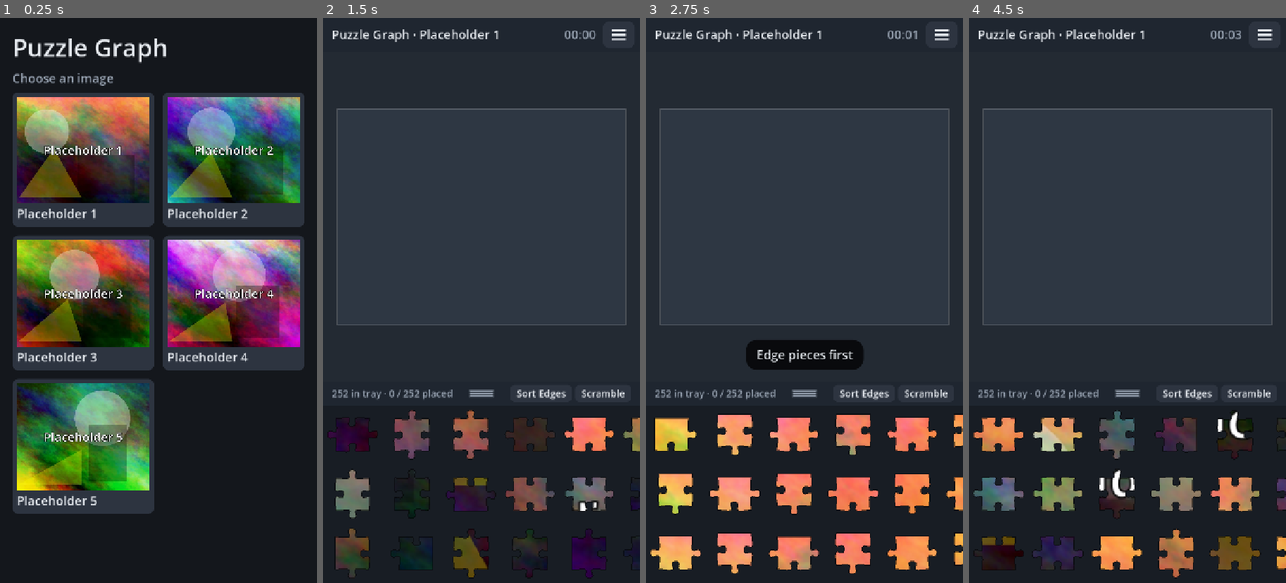
Above: before the commit, frames 1-4 (left to right).
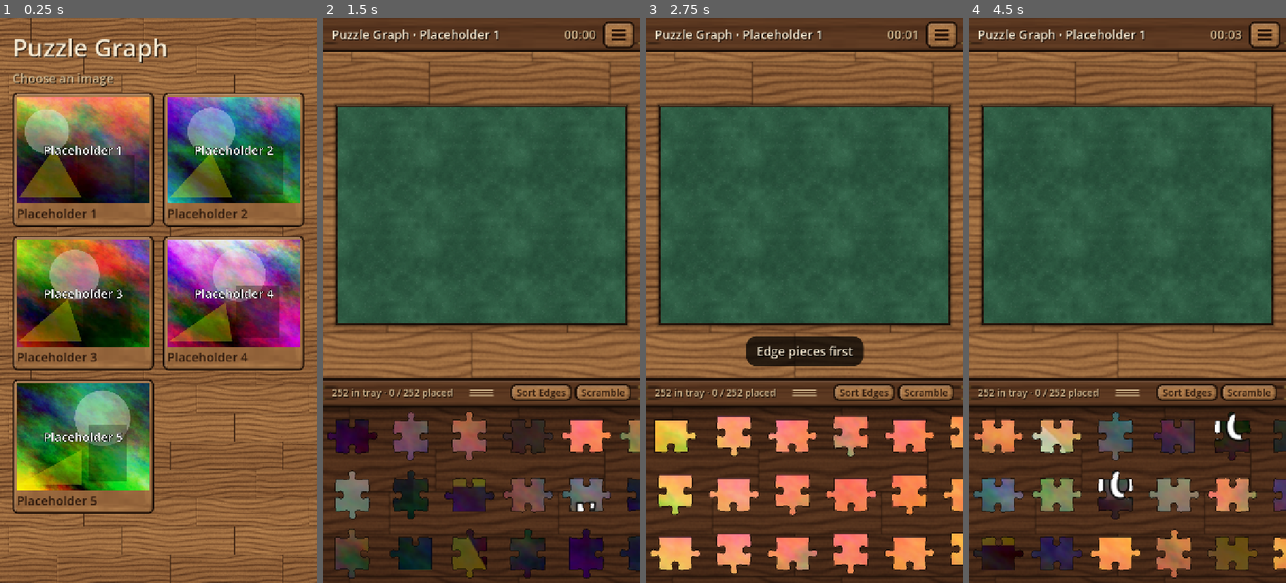
Above: after the commit, the same moments.

Repository: Malverma/PuzzleGraph
Game: Godot game, scene res://scenes/home.tscn
Two runs of this game, one before a commit and one after it. Both use one fixed random seed, a clock stepped at 60 frames per second and the inputs below.
Inputs (mouse positions are in pixels of both pictures, inside the frame that each line leads up to):
- Up to frame 1 (0.25 s): no input
- Up to frame 2 (1.5 s): click (405, 159) at 0.52 s; click "Start" at 1.25 s
- Up to frame 3 (2.75 s): click "Sort Edges" at 2 s
- Up to frame 4 (4.5 s): click "Scramble" at 2.75 s; click "Sort Edges" at 3.5 s; click "Scramble" at 4.25 s

The runs differ from the first frame. In frame 1, 60% of the frame differs, in the area x 0-100%, y 0-100%; in frame 2, 89%; in frame 3, 89%; in frame 4, 89%.

Commit message:
Wooden tabletop UI
Pixelorama-made oak table, walnut tray, felt mat and wood/brass nine-patch
panels and buttons, wired into the theme, board, tray and all screens.

Co-Authored-By: Claude Opus 5.5 <noreply@anthropic.com>

Diff:
--- a/scripts/autoload/game.gd
+++ b/scripts/autoload/game.gd
@@ -9,16 +9,32 @@
 const PUZZLE_HEIGHT := 3000.0
 const SAVE_SCHEMA := 1
 
-const COLOR_BG := Color("#14171c")
-const COLOR_PANEL := Color("#1f2630")
-const COLOR_PANEL_LIGHT := Color("#2d3440")
-const COLOR_BOARD := Color("#232a33")
-const COLOR_FRAME := Color("#2e3743")
-const COLOR_TRAY := Color("#181d24")
-const COLOR_ACCENT := Color("#4a90d9")
+const COLOR_BG := Color("#24140b")
+const COLOR_PANEL := Color("#4b2c19")
+const COLOR_PANEL_LIGHT := Color("#6e4527")
+const COLOR_BOARD := Color("#6e4527")
+const COLOR_FRAME := Color("#2f5d44")
+const COLOR_TRAY := Color("#371f12")
+const COLOR_ACCENT := Color("#e0a84a")
 const COLOR_HINT := Color("#ffd34d")
-const COLOR_TEXT := Color("#e8ecf1")
-const COLOR_TEXT_DIM := Color("#9aa5b4")
+const COLOR_TEXT := Color("#f6ead2")
+const COLOR_TEXT_DIM := Color("#d2b88f")
+## Text on the lighter oak/honey buttons, like a burned-in label.
+const COLOR_INK := Color("#2a170c")
+
+# Wooden tabletop textures (drawn in Pixelorama; sources in assets/ui/src).
+const TEX_TABLE := preload("res://assets/ui/table_wood.png")
+const TEX_TRAY := preload("res://assets/ui/tray_wood.png")
+const TEX_FELT := preload("res://assets/ui/felt.png")
+const WOOD := {
+	"panel": preload("res://assets/ui/panel_wood.png"),
+	"button": preload("res://assets/ui/button_wood.png"),
+	"pressed": preload("res://assets/ui/button_wood_pressed.png"),
+	"selected": preload("res://assets/ui/button_wood_selected.png"),
+	"accent": preload("res://assets/ui/button_wood_accent.png"),
+}
+## Nine-patch border width of the WOOD textures, in texture pixels.
+const WOOD_MARGIN := 24
 
 const SCENE_HOME := "res://scenes/home.tscn"
 const SCENE_SETUP := "res://scenes/setup.tscn"
@@ -233,40 +249,102 @@
 	return sb
 
 
+## Wooden nine-patch stylebox. `kind` is a WOOD key.
+func wood(kind: String, pad := 16, tint := Color.WHITE) -> StyleBoxTexture:
+	var sb := StyleBoxTexture.new()
+	sb.texture = WOOD[kind]
+	sb.set_texture_margin_all(WOOD_MARGIN)
+	sb.content_margin_left = pad
+	sb.content_margin_right = pad
+	sb.content_margin_top = pad * 0.6
+	sb.content_margin_bottom = pad * 0.6
+	sb.modulate_color = tint
+	return sb
+
+
+## Full-rect tiled tabletop background.
+func table_bg() -> TextureRect:
+	var bg := TextureRect.new()
+	bg.texture = TEX_TABLE
+	bg.stretch_mode = TextureRect.STRETCH_TILE
+	bg.texture_repeat = CanvasItem.TEXTURE_REPEAT_ENABLED
+	bg.mouse_filter = Control.MOUSE_FILTER_IGNORE
+	bg.set_anchors_preset(Control.PRESET_FULL_RECT)
+	return bg
+
+
+## Tiles `tex` over `rect` at `scale` texture pixels per unit. The CanvasItem
+## needs texture_repeat enabled.
+func draw_tiled(ci: CanvasItem, tex: Texture2D, rect: Rect2, scale: float, modulate := Color.WHITE) -> void:
+	ci.draw_set_transform(rect.position, 0.0, Vector2(scale, scale))
+	ci.draw_texture_rect(tex, Rect2(Vector2.ZERO, rect.size / scale), true, modulate)
+	ci.draw_set_transform(Vector2.ZERO)
+
+
+## Applies the wooden button look to one button (theme-wide or as overrides).
+func style_button(t: Theme, type: String, pad := 16) -> void:
+	t.set_stylebox("normal", type, wood("button", pad))
+	t.set_stylebox("hover", type, wood("button", pad, Color(1.08, 1.06, 1.02)))
+	t.set_stylebox("pressed", type, wood("selected", pad))
+	t.set_stylebox("hover_pressed", type, wood("selected", pad))
+	t.set_stylebox("disabled", type, wood("pressed", pad, Color(0.75, 0.72, 0.7)))
+	t.set_stylebox("focus", type, StyleBoxEmpty.new())
+	for c in ["font_color", "font_hover_color", "font_pressed_color", "font_hover_pressed_color", "font_focus_color"]:
+		t.set_color(c, type, COLOR_INK)
+	t.set_color("font_disabled_color", type, Color(COLOR_INK, 0.5))
+	t.set_color("icon_normal_color", type, COLOR_INK)
+	t.set_color("icon_hover_color", type, COLOR_INK)
+	t.set_color("icon_pressed_color", type, COLOR_INK)
+	t.set_color("icon_disabled_color", type, Color(COLOR_INK, 0.5))
+
+
+## Red-cherry primary-action button (Start, Continue).
+func make_accent(b: Button) -> void:
+	for state in ["normal", "hover", "pressed", "hover_pressed"]:
+		b.add_theme_stylebox_override(state, wood("accent", 16, Color(1.1, 1.08, 1.05) if state != "normal" else Color.WHITE))
+	for c in ["font_color", "font_hover_color", "font_pressed_color", "font_hover_pressed_color", "font_focus_color"]:
+		b.add_theme_color_override(c, COLOR_TEXT)
+
+
 func _build_theme() -> Theme:
 	var t := Theme.new()
 	t.default_font_size = 28
-	var normal := _box(COLOR_PANEL_LIGHT, 14)
-	var hover := _box(COLOR_PANEL_LIGHT.lightened(0.08), 14)
-	var pressed := _box(COLOR_ACCENT, 14)
-	var disabled := _box(COLOR_PANEL, 14)
 	for type in ["Button", "MenuButton"]:
-		t.set_stylebox("normal", type, normal)
-		t.set_stylebox("hover", type, hover)
-		t.set_stylebox("pressed", type, pressed)
-		t.set_stylebox("hover_pressed", type, pressed)
-		t.set_stylebox("disabled", type, disabled)
-		t.set_stylebox("focus", type, StyleBoxEmpty.new())
-		t.set_color("font_color", type, COLOR_TEXT)
-		t.set_color("font_hover_color", type, COLOR_TEXT)
-		t.set_color("font_pressed_color", type, Color.WHITE)
-		t.set_color("font_hover_pressed_color", type, Color.WHITE)
-		t.set_color("font_focus_color", type, COLOR_TEXT)
-		t.set_color("icon_normal_color", type, COLOR_TEXT)
+		style_button(t, type)
 	t.set_color("font_color", "Label", COLOR_TEXT)
-	t.set_stylebox("panel", "PanelContainer", _box(COLOR_PANEL, 18, 24))
-	t.set_stylebox("panel", "PopupMenu", _box(COLOR_PANEL_LIGHT, 12, 12))
-	t.set_stylebox("hover", "PopupMenu", _box(COLOR_ACCENT, 8, 12))
+	t.set_color("font_shadow_color", "Label", Color(0, 0, 0, 0.55))
+	t.set_constant("shadow_offset_x", "Label", 2)
+	t.set_constant("shadow_offset_y", "Label", 2)
+	t.set_stylebox("panel", "PanelContainer", wood("panel", 24))
+	t.set_stylebox("panel", "PopupMenu", wood("panel", 20))
+	t.set_stylebox("hover", "PopupMenu", wood("selected", 12))
+	var sep := StyleBoxLine.new()
+	sep.color = Color(0, 0, 0, 0.45)
+	sep.thickness = 2
+	t.set_stylebox("separator", "PopupMenu", sep)
 	t.set_font_size("font_size", "PopupMenu", 32)
 	t.set_constant("v_separation", "PopupMenu", 28)
 	t.set_color("font_color", "PopupMenu", COLOR_TEXT)
-	t.set_color("font_hover_color", "PopupMenu", Color.WHITE)
-	t.set_stylebox("panel", "AcceptDialog", _box(COLOR_PANEL, 0, 24))
-	t.set_stylebox("embedded_border", "Window", _box(COLOR_PANEL, 16, 8))
-	t.set_stylebox("embedded_unfocused_border", "Window", _box(COLOR_PANEL, 16, 8))
+	t.set_color("font_hover_color", "PopupMenu", COLOR_INK)
+	t.set_stylebox("panel", "AcceptDialog", wood("panel", 28))
+	# Dark walnut frame that wraps the title bar and the dialog panel.
+	var title_h := 56
+	var border := wood("panel", 0, Color(0.72, 0.66, 0.62))
+	border.expand_margin_top = title_h + 8
+	border.expand_margin_left = 8
+	border.expand_margin_right = 8
+	border.expand_margin_bottom = 8
+	t.set_stylebox("embedded_border", "Window", border)
+	t.set_stylebox("embedded_unfocused_border", "Window", border)
+	t.set_constant("title_height", "Window", title_h)
+	t.set_color("title_outline_modulate", "Window", Color(0, 0, 0, 0.6))
+	t.set_constant("title_outline_size", "Window", 4)
 	t.set_color("title_color", "Window", COLOR_TEXT)
 	t.set_font_size("title_font_size", "Window", 28)
-	t.set_stylebox("background", "ProgressBar", _box(COLOR_PANEL_LIGHT, 8, 0))
+	var groove := _box(Color(0, 0, 0, 0.45), 8, 0)
+	groove.border_color = Color(0, 0, 0, 0.6)
+	groove.set_border_width_all(2)
+	t.set_stylebox("background", "ProgressBar", groove)
 	t.set_stylebox("fill", "ProgressBar", _box(COLOR_ACCENT, 8, 0))
 	return t
 
@@ -275,7 +353,7 @@
 	var img := Image.create_empty(40, 40, false, Image.FORMAT_RGBA8)
 	img.fill(Color.TRANSPARENT)
 	for y in [8, 18, 28]:
-		img.fill_rect(Rect2i(4, y, 32, 4), Color.WHITE)
+		img.fill_rect(Rect2i(4, y, 32, 5), Color.WHITE)
 	return ImageTexture.create_from_image(img)
 
 
--- a/scripts/play/board.gd
+++ b/scripts/play/board.gd
@@ -68,6 +68,7 @@
 	if model == null:
 		return
 	_update_workspace()
+	world.queue_redraw()
 	# Keep loose pieces reachable when the workspace shrinks (e.g. after rotation).
 	var changed := false
 	for id in model.loose:
--- a/scripts/play/board_world.gd
+++ b/scripts/play/board_world.gd
@@ -5,8 +5,16 @@
 const LOOSE_OUTLINE := Color(0, 0, 0, 0.55)
 const LOCKED_OUTLINE := Color(0, 0, 0, 0.12)
 const SHADOW := Color(0, 0, 0, 0.35)
+## Screen pixels per texture pixel for the table and felt at zoom 1.
+const TABLE_SCALE := 1.6
+const FELT_SCALE := 1.6
+
 
 var board: Control
+
+
+func _ready() -> void:
+	texture_repeat = CanvasItem.TEXTURE_REPEAT_ENABLED
 
 
 func _draw() -> void:
@@ -16,8 +24,24 @@
 	var ps := model.pieces
 	var tex: Texture2D = board.texture
 	var frame := Rect2(Vector2.ZERO, ps.puzzle_size)
-	draw_rect(frame, Game.COLOR_FRAME)
-	draw_rect(frame, Color(1, 1, 1, 0.18), false, -1.0)
+	# Tabletop under everything; scales with the world so it zooms with the pieces.
+	var px: float = 1.0 / board.base_scale()
+	var ws: Rect2 = board.workspace
+	var table := ws.grow(maxf(ws.size.x, ws.size.y) * 0.25)
+	var tile := Game.TEX_TABLE.get_size() * TABLE_SCALE * px
+	table.position = (table.position / tile).floor() * tile
+	table.end = (table.end / tile).ceil() * tile
+	Game.draw_tiled(self, Game.TEX_TABLE, table, TABLE_SCALE * px)
+	# Felt mat inside a raised walnut rim, with a soft shadow on the table.
+	var rim := ps.cell.y * 0.12
+	for k in 4:
+		draw_rect(frame.grow(rim + (k + 1) * rim * 0.35), Color(0, 0, 0, 0.09))
+	var rim_rect := frame.grow(rim)
+	Game.draw_tiled(self, Game.TEX_TRAY, rim_rect, TABLE_SCALE * px)
+	draw_rect(rim_rect, Color(0, 0, 0, 0.55), false, 2.0 * px)
+	draw_rect(rim_rect.grow(-2.0 * px), Color(1, 0.85, 0.6, 0.18), false, 2.0 * px)
+	Game.draw_tiled(self, Game.TEX_FELT, frame, FELT_SCALE * px)
+	draw_rect(frame, Color(0, 0, 0, 0.5), false, 3.0 * px)
 
 	for id in model.locked:
 		draw_set_transform(ps.centers[id])
--- a/scripts/play/play.gd
+++ b/scripts/play/play.gd
@@ -10,7 +10,7 @@
 enum MenuItem { HINT, SAVE, RESET, EXIT }
 
 const TOP_BAR_H := 76.0
-const DIVIDER_H := 52.0
+const DIVIDER_H := 64.0
 const DRAG_SLOP := 14.0
 const TAP_MS := 300
 const DOUBLE_TAP_MS := 320
@@ -66,7 +66,7 @@
 
 # Nodes
 var _top_bar: PanelContainer
-var _top_style: StyleBoxFlat
+var _top_style: StyleBoxTexture
 var _title: Label
 var _timer_label: Label
 var _saved_label: Label
@@ -219,11 +219,7 @@
 
 func _build_ui() -> void:
 	set_anchors_preset(Control.PRESET_FULL_RECT)
-	var bg := ColorRect.new()
-	bg.color = Game.COLOR_BG
-	bg.mouse_filter = Control.MOUSE_FILTER_IGNORE
-	bg.set_anchors_preset(Control.PRESET_FULL_RECT)
-	add_child(bg)
+	add_child(Game.table_bg())
 
 	var vbox := VBoxContainer.new()
 	vbox.set_anchors_preset(Control.PRESET_FULL_RECT)
@@ -231,10 +227,13 @@
 	add_child(vbox)
 
 	_top_bar = PanelContainer.new()
-	_top_style = StyleBoxFlat.new()
-	_top_style.bg_color = Game.COLOR_PANEL
-	_top_style.content_margin_left = 20
+	_top_style = Game.wood("panel", 20)
 	_top_style.content_margin_right = 12
+	_top_style.content_margin_bottom = 0
+	# Run the plank off the top and sides of the screen so only its lower edge shows.
+	_top_style.expand_margin_top = Game.WOOD_MARGIN
+	_top_style.expand_margin_left = Game.WOOD_MARGIN
+	_top_style.expand_margin_right = Game.WOOD_MARGIN
 	_top_bar.add_theme_stylebox_override("panel", _top_style)
 	vbox.add_child(_top_bar)
 	var bar := HBoxContainer.new()
@@ -283,10 +282,11 @@
 	vbox.add_child(board)
 
 	_divider = PanelContainer.new()
-	var div_style := StyleBoxFlat.new()
-	div_style.bg_color = Game.COLOR_PANEL
-	div_style.content_margin_left = 20
-	div_style.content_margin_right = 20
+	var div_style := Game.wood("panel", 20)
+	div_style.content_margin_top = 0
+	div_style.content_margin_bottom = 0
+	div_style.expand_margin_left = Game.WOOD_MARGIN
+	div_style.expand_margin_right = Game.WOOD_MARGIN
 	_divider.add_theme_stylebox_override("panel", div_style)
 	_divider.custom_minimum_size.y = DIVIDER_H
 	vbox.add_child(_divider)
@@ -356,7 +356,7 @@
 	b.focus_mode = Control.FOCUS_NONE
 	b.add_theme_font_size_override("font_size", 22)
 	for state in ["normal", "hover", "pressed", "hover_pressed"]:
-		var sb := Game._box(Game.COLOR_ACCENT if state.contains("pressed") else Game.COLOR_PANEL_LIGHT, 10, 14)
+		var sb := Game.wood("selected" if state.contains("pressed") else "button", 14)
 		sb.content_margin_top = 4
 		sb.content_margin_bottom = 4
 		b.add_theme_stylebox_override(state, sb)
@@ -366,9 +366,8 @@
 
 
 func _build_loading() -> Control:
-	var layer := ColorRect.new()
-	layer.color = Game.COLOR_BG
-	layer.set_anchors_preset(Control.PRESET_FULL_RECT)
+	var layer := Game.table_bg()
+	layer.mouse_filter = Control.MOUSE_FILTER_STOP
 	var center := CenterContainer.new()
 	center.set_anchors_preset(Control.PRESET_FULL_RECT)
 	layer.add_child(center)
--- a/scripts/play/tray.gd
+++ b/scripts/play/tray.gd
@@ -4,6 +4,7 @@
 
 const MIN_CELL := 130.0
 const FRICTION := 0.02  # velocity multiplier per second while flinging
+const TRAY_TEX_SCALE := 1.5
 
 var model: PuzzleModel
 var texture: Texture2D
@@ -18,6 +19,7 @@
 
 func _ready() -> void:
 	clip_contents = true
+	texture_repeat = CanvasItem.TEXTURE_REPEAT_ENABLED
 	mouse_filter = Control.MOUSE_FILTER_IGNORE
 	texture_filter = CanvasItem.TEXTURE_FILTER_LINEAR_WITH_MIPMAPS
 	resized.connect(_layout)
@@ -117,7 +119,12 @@
 
 
 func _draw() -> void:
-	draw_rect(Rect2(Vector2.ZERO, size), Game.COLOR_TRAY)
+	# Walnut tray bed that slides with the scroll, with a recessed top edge.
+	var tw := Game.TEX_TRAY.get_width() * TRAY_TEX_SCALE
+	var off := fposmod(scroll, tw)
+	Game.draw_tiled(self, Game.TEX_TRAY, Rect2(-off, 0.0, size.x + tw, size.y), TRAY_TEX_SCALE)
+	for k in 6:
+		draw_rect(Rect2(0.0, k * 3.0, size.x, 3.0), Color(0, 0, 0, 0.4 - k * 0.065))
 	if model == null:
 		return
 	var n := model.tray.size()
--- a/scripts/ui/cut_preview.gd
+++ b/scripts/ui/cut_preview.gd
@@ -19,8 +19,8 @@
 func _draw() -> void:
 	var k := minf(size.x / PREVIEW_SIZE.x, size.y / PREVIEW_SIZE.y) * 0.92
 	var offset := (size - PREVIEW_SIZE * k) * 0.5
-	draw_rect(Rect2(offset, PREVIEW_SIZE * k), Color(1, 1, 1, 0.06))
+	draw_rect(Rect2(offset, PREVIEW_SIZE * k), Color(0, 0, 0, 0.1))
 	draw_set_transform(offset, 0.0, Vector2(k, k))
 	for line in _lines:
-		draw_polyline(line, Game.COLOR_TEXT, 1.5 / k, true)
+		draw_polyline(line, Game.COLOR_INK, 2.0 / k, true)
 	draw_set_transform(Vector2.ZERO)
--- a/scripts/ui/home.gd
+++ b/scripts/ui/home.gd
@@ -11,10 +11,7 @@
 
 func _ready() -> void:
 	set_anchors_preset(Control.PRESET_FULL_RECT)
-	var bg := ColorRect.new()
-	bg.color = Game.COLOR_BG
-	bg.set_anchors_preset(Control.PRESET_FULL_RECT)
-	add_child(bg)
+	add_child(Game.table_bg())
 
 	_margin = MarginContainer.new()
 	_margin.set_anchors_preset(Control.PRESET_FULL_RECT)
@@ -78,13 +75,16 @@
 	name.size_flags_horizontal = Control.SIZE_EXPAND_FILL
 	name.text_overrun_behavior = TextServer.OVERRUN_TRIM_ELLIPSIS
 	name.clip_text = true
+	name.add_theme_color_override("font_color", Game.COLOR_INK)
+	name.add_theme_color_override("font_shadow_color", Color.TRANSPARENT)
 	row.add_child(name)
 	var progress := Game.save_progress(id)
 	if progress >= 0:
 		var badge := Label.new()
 		badge.text = "Continue · %d%%" % progress
 		badge.add_theme_font_size_override("font_size", 22)
-		badge.add_theme_color_override("font_color", Game.COLOR_HINT)
+		badge.add_theme_color_override("font_color", Color("#7a2f19"))
+		badge.add_theme_color_override("font_shadow_color", Color.TRANSPARENT)
 		row.add_child(badge)
 	return card
 
--- a/scripts/ui/setup.gd
+++ b/scripts/ui/setup.gd
@@ -25,10 +25,7 @@
 	_has_save = Game.has_save(Game.image_id)
 
 	set_anchors_preset(Control.PRESET_FULL_RECT)
-	var bg := ColorRect.new()
-	bg.color = Game.COLOR_BG
-	bg.set_anchors_preset(Control.PRESET_FULL_RECT)
-	add_child(bg)
+	add_child(Game.table_bg())
 	_margin = MarginContainer.new()
 	_margin.set_anchors_preset(Control.PRESET_FULL_RECT)
 	add_child(_margin)
@@ -120,6 +117,8 @@
 		name.text = CutGenerator.STYLE_NAMES[s]
 		name.horizontal_alignment = HORIZONTAL_ALIGNMENT_CENTER
 		name.mouse_filter = Control.MOUSE_FILTER_IGNORE
+		name.add_theme_color_override("font_color", Game.COLOR_INK)
+		name.add_theme_color_override("font_shadow_color", Color.TRANSPARENT)
 		box.add_child(name)
 		styles.add_child(b)
 
@@ -133,14 +132,14 @@
 		cont.text = "Continue · %d%%  (%d pcs, %s)" % [Game.save_progress(Game.image_id), int(data.get("total", 0)),
 				CutGenerator.STYLE_NAMES[CutGenerator.style_from_key(String(data.get("cutStyle", "RIBBON")))]]
 		cont.custom_minimum_size.y = 84
-		cont.add_theme_stylebox_override("normal", Game._box(Game.COLOR_ACCENT, 14))
+		Game.make_accent(cont)
 		cont.pressed.connect(_continue)
 		options.add_child(cont)
 	var start := Button.new()
 	start.text = "Start New" if _has_save else "Start"
 	start.custom_minimum_size.y = 84
 	if not _has_save:
-		start.add_theme_stylebox_override("normal", Game._box(Game.COLOR_ACCENT, 14))
+		Game.make_accent(start)
 	start.pressed.connect(_start)
 	options.add_child(start)
 
Binary file added: assets/ui/button_wood.png
Not shown, added: assets/ui/button_wood.png.import
Binary file added: assets/ui/button_wood_accent.png
Not shown, added: assets/ui/button_wood_accent.png.import
Binary file added: assets/ui/button_wood_pressed.png
Not shown, added: assets/ui/button_wood_pressed.png.import
Binary file added: assets/ui/button_wood_selected.png
Not shown, added: assets/ui/button_wood_selected.png.import
Binary file added: assets/ui/felt.png
Not shown, added: assets/ui/felt.png.import
Binary file added: assets/ui/panel_wood.png
Not shown, added: assets/ui/panel_wood.png.import
(and 11 more such lines)
